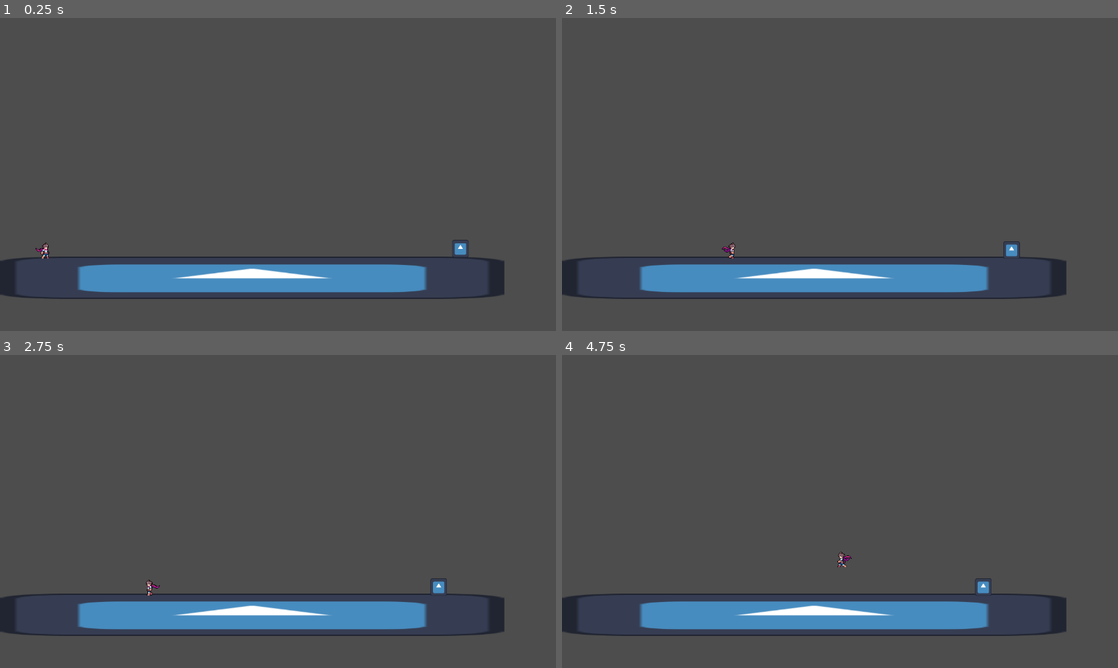
Above: before the commit, frames 1-4 (two rows, left to right).
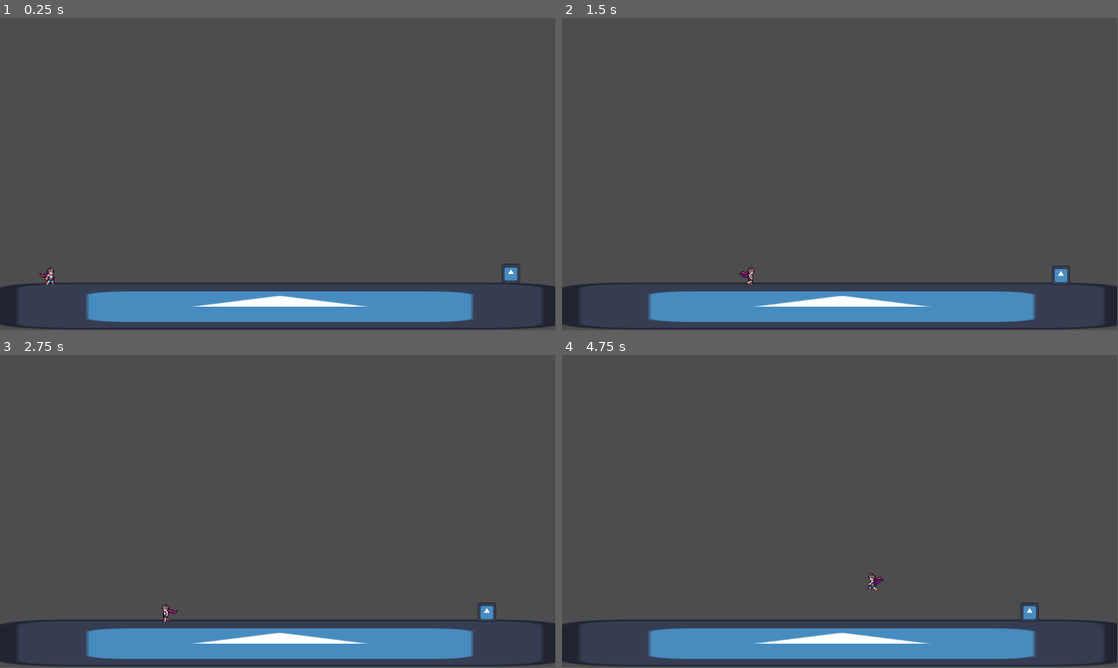
Above: after the commit, the same moments.

Repository: Night-22/projeto_gg
Game: Godot game, scene res://cenas_tscn/node_2d.tscn
Two runs of this game, one before a commit and one after it. Both use one fixed random seed, a clock stepped at 60 frames per second and the inputs below. Before the commit the project starts from res://cenas/node_2d.tscn. The engine's default icon, where the game draws it, is replaced by a stand-in: a white triangle on a blue panel in a dark square.
Inputs:
- Up to frame 1 (0.25 s): no input
- Up to frame 2 (1.5 s): tap Enter (ui_accept) at 0.5, 0.77 s; hold Right (ui_right) from 0.53 s (still down)
- Up to frame 3 (2.75 s): tap Enter (ui_accept) at 1.52 s; release Right (ui_right) at 2.03 s; hold Left (ui_left) from 2.03 s (still down)
- Up to frame 4 (4.75 s): release Left (ui_left) at 2.78 s; hold Right (ui_right) 2.78-4.28 s; tap Enter (ui_accept) at 3.02, 3.77, 4.52 s; hold Left (ui_left) from 4.28 s (still down)
In our replay, the window is 800x450 before the commit and 799x449 after it. These sizes can differ from the game's own. Grey fills any space a smaller window leaves; there, only what the larger window draws over its background counts as a difference.

The runs differ from the first frame. In frame 1, 15% of the frame differs, in the area x 0-100%, y 70-100%; in frame 2, 15%; in frame 3, 15%; in frame 4, 15%, in the area x 0-100%, y 62-100%.

Commit message:
organização de pastas

Diff:
--- a/cenas/enemy.tscn
+++ b/cenas_tscn/inimigos_tscn/enemy.tscn
@@ -1,6 +1,6 @@
 [gd_scene format=3 uid="uid://cnsvpxxe5giqb"]
 
-[ext_resource type="Script" uid="uid://cn1m5131s4q2h" path="res://scripts/enemy.gd" id="1_7k104"]
+[ext_resource type="Script" uid="uid://cn1m5131s4q2h" path="res://scripts_gd/enemy.gd" id="1_7k104"]
 
 [node name="Enemy" type="CharacterBody2D" unique_id=2057617426]
 script = ExtResource("1_7k104")
--- a/cenas/husk.tscn
+++ b/cenas_tscn/inimigos_tscn/husk.tscn
@@ -1,6 +1,6 @@
 [gd_scene format=3 uid="uid://5bcysmejkdhr"]
 
-[ext_resource type="Script" uid="uid://c5rlfasincpj1" path="res://scripts/husk.gd" id="1_2hlel"]
+[ext_resource type="Script" uid="uid://c5rlfasincpj1" path="res://scripts_gd/husk.gd" id="1_2hlel"]
 [ext_resource type="Texture2D" uid="uid://d1gqqii31eauk" path="res://icon.svg" id="2_pyj1k"]
 
 [sub_resource type="RectangleShape2D" id="RectangleShape2D_mowv5"]
--- a/leaping.tscn
+++ b/cenas_tscn/inimigos_tscn/leaping.tscn
@@ -1,6 +1,6 @@
 [gd_scene format=3 uid="uid://dchqpas3ef5eo"]
 
-[ext_resource type="Script" uid="uid://cn1m5131s4q2h" path="res://scripts/enemy.gd" id="1_s6pvy"]
+[ext_resource type="Script" uid="uid://cn1m5131s4q2h" path="res://scripts_gd/enemy.gd" id="1_s6pvy"]
 
 [node name="Leaping" type="CharacterBody2D" unique_id=803833005]
 script = ExtResource("1_s6pvy")
--- a/cenas/node_2d.tscn
+++ b/cenas_tscn/node_2d.tscn
@@ -1,8 +1,8 @@
 [gd_scene format=3 uid="uid://coi1jg7fjtgob"]
 
 [ext_resource type="Texture2D" uid="uid://d1gqqii31eauk" path="res://icon.svg" id="1_wtcfe"]
-[ext_resource type="PackedScene" uid="uid://cn6ny6stqnxho" path="res://cenas/player.tscn" id="2_smc2o"]
-[ext_resource type="PackedScene" uid="uid://5bcysmejkdhr" path="res://cenas/husk.tscn" id="3_1ikvx"]
+[ext_resource type="PackedScene" uid="uid://cn6ny6stqnxho" path="res://cenas_tscn/player.tscn" id="2_smc2o"]
+[ext_resource type="PackedScene" uid="uid://5bcysmejkdhr" path="res://cenas_tscn/inimigos_tscn/husk.tscn" id="3_1ikvx"]
 
 [sub_resource type="RectangleShape2D" id="RectangleShape2D_0e48y"]
 size = Vector2(1149, 92)
--- a/cenas/player.tscn
+++ b/cenas_tscn/player.tscn
@@ -1,9 +1,9 @@
 [gd_scene format=3 uid="uid://cn6ny6stqnxho"]
 
-[ext_resource type="Texture2D" uid="uid://bgamn4qcc8m16" path="res://Sprite_Provisório/male_hero-walk.png" id="1_8or6t"]
-[ext_resource type="Script" uid="uid://byeh3d4t8q3nu" path="res://scripts/player.gd" id="1_unwft"]
-[ext_resource type="Texture2D" uid="uid://cj8eimkrdqmqo" path="res://Sprite_Provisório/male_hero-idle.png" id="2_xojfc"]
-[ext_resource type="Texture2D" uid="uid://cs2aump1furax" path="res://Sprite_Provisório/male_hero-jump.png" id="3_15dsx"]
+[ext_resource type="Texture2D" uid="uid://bgamn4qcc8m16" path="res://placeholder/male_hero-walk.png" id="1_8or6t"]
+[ext_resource type="Script" uid="uid://byeh3d4t8q3nu" path="res://scripts_gd/player.gd" id="1_unwft"]
+[ext_resource type="Texture2D" uid="uid://cj8eimkrdqmqo" path="res://placeholder/male_hero-idle.png" id="2_xojfc"]
+[ext_resource type="Texture2D" uid="uid://cs2aump1furax" path="res://placeholder/male_hero-jump.png" id="3_15dsx"]
 
 [sub_resource type="AtlasTexture" id="AtlasTexture_tckef"]
 atlas = ExtResource("2_xojfc")
--- a/project.godot
+++ b/project.godot
@@ -10,20 +10,10 @@
 
 [application]
 
-config/name="projeto_gg"
+config/name="projeto gg"
 run/main_scene="uid://coi1jg7fjtgob"
 config/features=PackedStringArray("4.6", "GL Compatibility")
 config/icon="res://icon.svg"
-
-[display]
-
-window/size/viewport_width=1280
-window/size/viewport_height=720
-
-[global_group]
-
-Player=""
-Inimigo=""
 
 [physics]
 
Renamed: Sprite_Provisório/male_hero-combo_1.png -> placeholder/male_hero-combo_1.png
Not shown, changed: placeholder/male_hero-combo_1.png.import
Renamed: Sprite_Provisório/male_hero-combo_1_end.png -> placeholder/male_hero-combo_1_end.png
Not shown, changed: placeholder/male_hero-combo_1_end.png.import
Renamed: Sprite_Provisório/male_hero-design.png -> placeholder/male_hero-design.png
Not shown, changed: placeholder/male_hero-design.png.import
Renamed: Sprite_Provisório/male_hero-fall.png -> placeholder/male_hero-fall.png
Not shown, changed: placeholder/male_hero-fall.png.import
Renamed: Sprite_Provisório/male_hero-fall_loop.png -> placeholder/male_hero-fall_loop.png
Not shown, changed: placeholder/male_hero-fall_loop.png.import
Renamed: Sprite_Provisório/male_hero-idle.png -> placeholder/male_hero-idle.png
Not shown, changed: placeholder/male_hero-idle.png.import
(and 12 more such lines)
